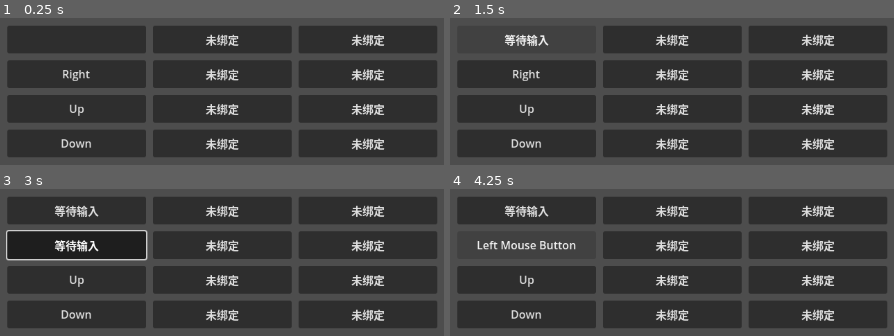
Above: before the commit, frames 1-4 (two rows, left to right).
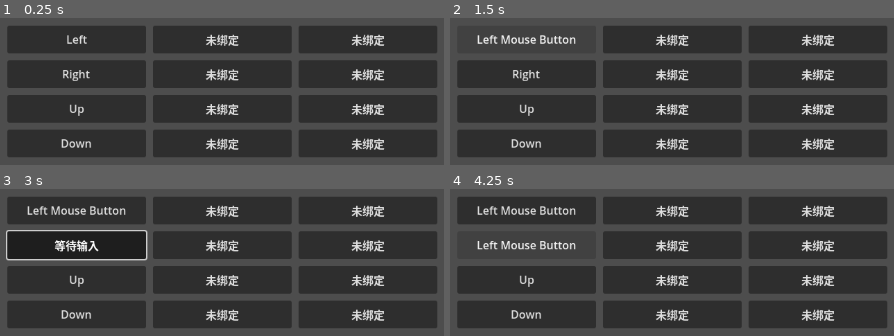
Above: after the commit, the same moments.

Repository: ER-MA/Godot-CameraController
Game: Godot game, scene res://remapper/InputMapper.tscn
Same seed, same stepped clock (60 frames per second), same inputs: the game is played once before the commit and once after it. This scene is started directly instead of the project's main scene.
Inputs (mouse positions are in pixels of both pictures, inside the frame that each line leads up to):
- Up to frame 1 (0.25 s): no input
- Up to frame 2 (1.5 s): click (525, 40) at 0.5 s; click "等待输入" at 1.25 s
- Up to frame 3 (3 s): click "等待输入" (after the commit: "Left Mouse Button") at 2 s; click "Right" at 2.75 s
- Up to frame 4 (4.25 s): click "等待输入" at 3.5 s

The runs differ from the first frame. In frame 1, 0.2% of the frame differs, in the area x 15-20%, y 11-18%; in frame 2, 0.9%, in the area x 6-29%, y 10-20%; in frame 3, 0.9%; in frame 4, 0.9%.

Commit message:
chore(Project): 重命名项目；

Diff:
--- a/project.godot
+++ b/project.godot
@@ -10,8 +10,8 @@
 
 [application]
 
-config/name="test_study_2"
-config/tags=PackedStringArray("study", "test")
+config/name="camera_controller"
+config/tags=PackedStringArray("component")
 run/main_scene="uid://ce7po5ifr7l5d"
 config/use_custom_user_dir=true
 config/custom_user_dir_name="gd_test_study_2"
--- a/remapper/InputMapper.tscn
+++ b/remapper/InputMapper.tscn
@@ -43,7 +43,7 @@
 grow_vertical = 2
 script = ExtResource("1_tl1yr")
 input_mapper = NodePath("..")
-rebind_action = "camera_left1"
+rebind_action = "camera_left"
 
 [node name="CameraRight0" type="Button" parent="." node_paths=PackedStringArray("input_mapper")]
 layout_mode = 1
